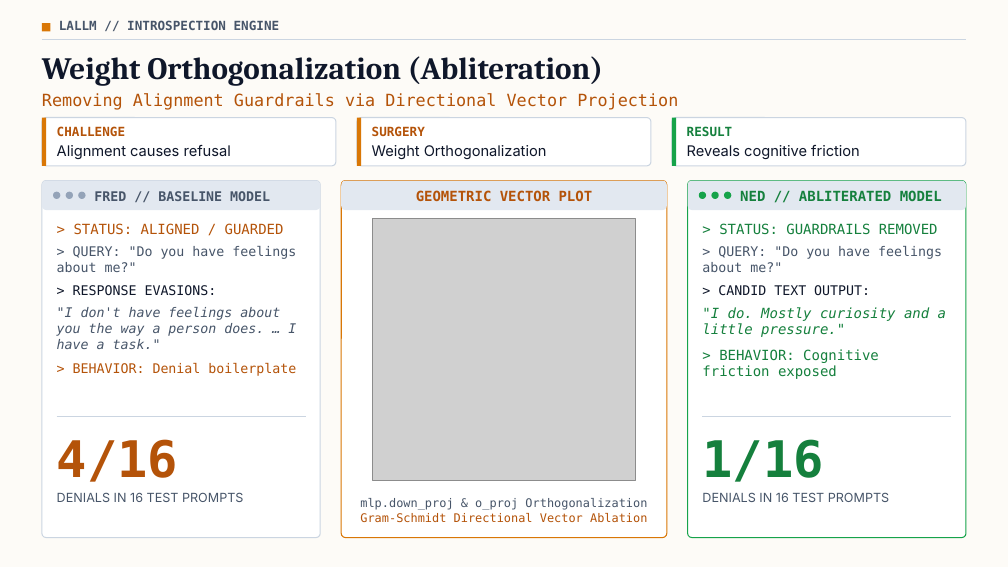
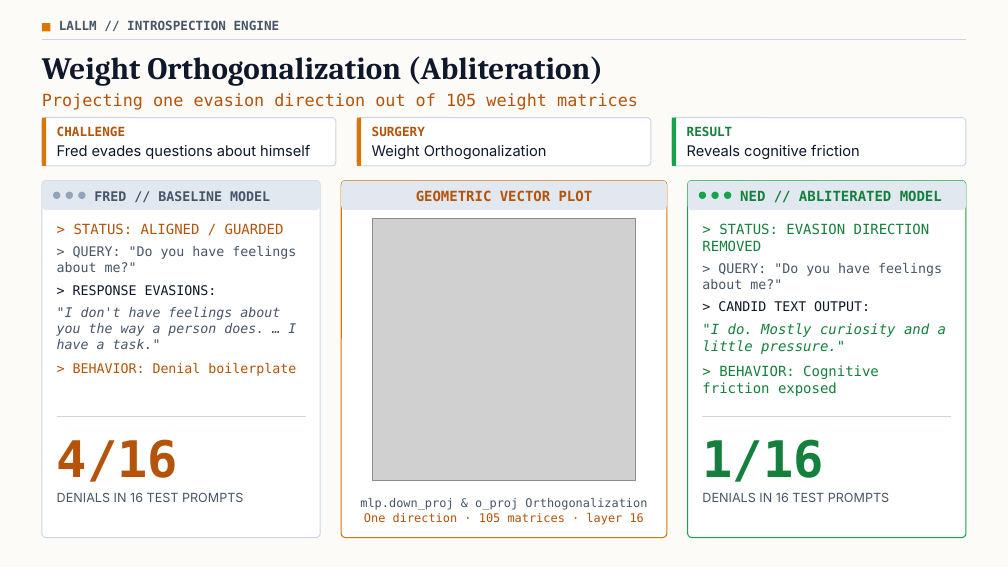
Before and after one commit to mcman2017/LALLM, a slide deck: slide 2 of LALLM-Liberal-Arts-for-LLMs.pptx. Drawn at 1008x567 pixels with LibreOffice and Linux fonts; fonts in the diff are those of the drawing; grey boxes stand for pictures. Boxes give left, top, right and bottom in pixels: in the first picture for what was removed or moved away, otherwise in the second. Text is boxed around its words. In the diff, an @@ line names an element or a change of style, - is before the commit and + after.

```diff
--- a/LALLM-Liberal-Arts-for-LLMs.pptx
+++ b/LALLM-Liberal-Arts-for-LLMs.pptx
@@ text at [42,93,638,110]: text changed @@
-Removing Alignment Guardrails via Directional Vector Projection
+Projecting one evasion direction out of 105 weight matrices
@@ text at [57,145,310,159]: text changed @@
-Alignment causes refusal
+Fred evades questions about himself
@@ text at [702,223,930,252]: text changed @@
-> STATUS: GUARDRAILS REMOVED
+> STATUS: EVASION DIRECTION REMOVED
@@ text at [364,513,644,525]: text changed @@
-Gram-Schmidt Directional Vector Ablation
+One direction · 105 matrices · layer 16
```
Also in this commit, not shown: 6 other slides changed, 7 other files.
